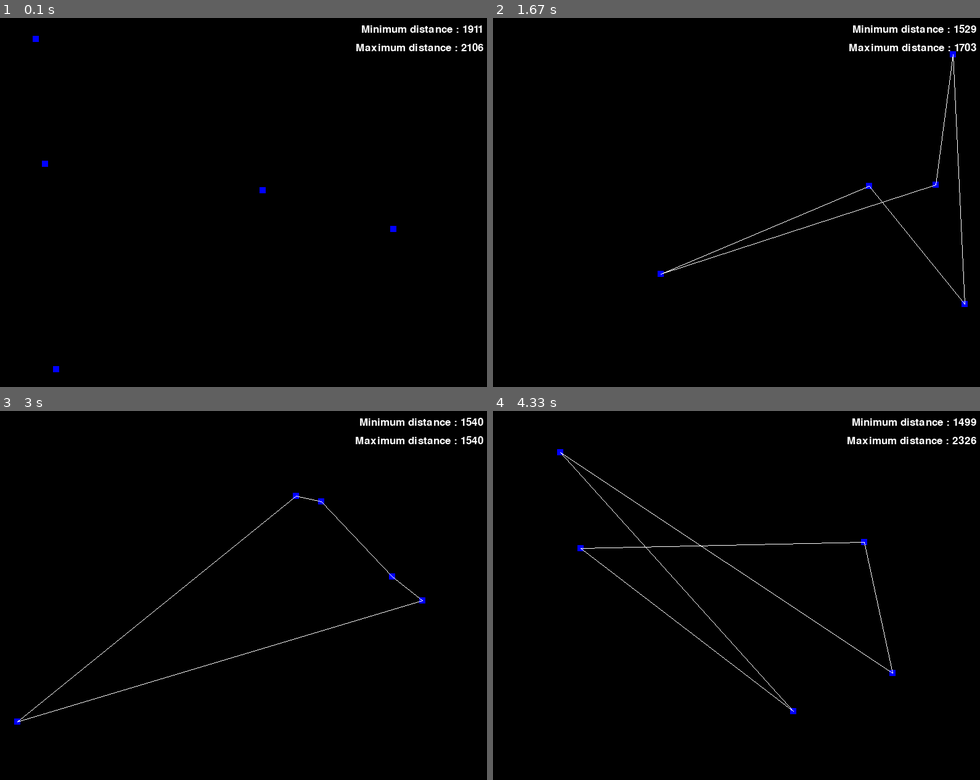
Above: before the commit, frames 1-4 (two rows, left to right).
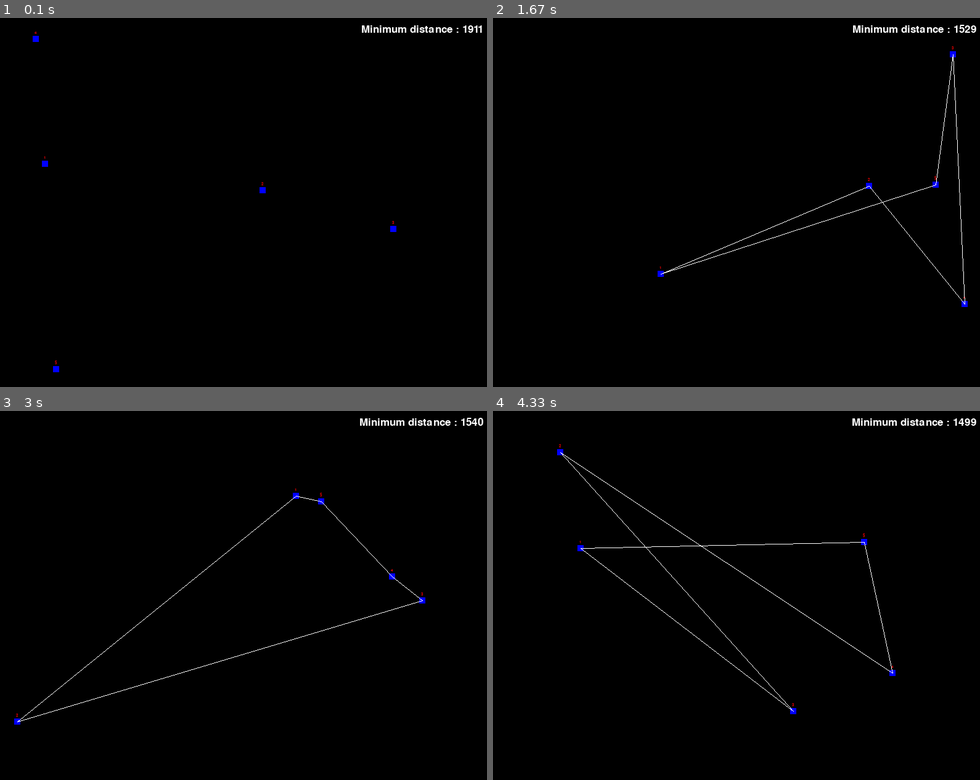
Above: after the commit, the same moments.

Repository: Manan-200/Python
Game: pygame game, started from Random_programs/path_finder.py
Two runs of this game, one before a commit and one after it. Both use one fixed random seed, a clock stepped at 60 frames per second and the inputs below.
Inputs:
- Up to frame 1 (0.1 s): no input
- Up to frame 2 (1.67 s): tap Space at 0.33, 0.73, 1.03, 1.23, 1.57 s
- Up to frame 3 (3 s): tap Space at 1.87, 2.07, 2.37, 2.63, 2.97 s
- Up to frame 4 (4.33 s): tap Space at 3.27, 3.4, 3.8, 4.1 s

The runs differ from the first frame. In frame 1, 0.3% of the frame differs, in the area x 7-100%, y 3-94%; in frame 2, 0.3%; in frame 3, 0.3%; in frame 4, 0.3%, in the area x 13-100%, y 6-80%.

Commit message:
Added code

Diff:
--- a/Random_programs/path_finder.py
+++ b/Random_programs/path_finder.py
@@ -22,6 +22,7 @@
 
 #Font for displaying distance
 dist_font = pygame.font.SysFont("comicsans", 25)
+id_font = pygame.font.SysFont("comicsans", 10)
 
 #Node class
 class Node:
@@ -76,7 +77,10 @@
 
     #Drawing nodes
     for node in nodes:
+        id_text = id_font.render(str(node.id), 1, (255, 0, 0))
         node.draw()
+        win.blit(id_text, (node.x - id_text.get_width()/2, node.y - 10 - id_text.get_height()/2))
+        print(f"Node {node.id} is at ({node.x}, {node.y})")
 
     #Making node_combination
     var1 = combination_list[counter_1 - 1]
@@ -84,40 +88,41 @@
         for node in nodes:
             if node.id == var2 and len(node_combination) != 5:
                 node_combination.append(node)
-    nodes2.append(node_combination)
+    if len(nodes2) <= 120:
+        nodes2.append(node_combination)
 
-    #Clearing node_combination after every 5 steps
+    #Is implemented after every 2 steps
     if counter % 2 == 0:
 
         if counter <= 120:
             counter_1 += 1
 
+        #Calculating distance between nodes
         for i in range(len(node_combination)):
             if i < 4:
                 dist += distance(node_combination[i], node_combination[i+1])
-                pygame.draw.line(win, (255, 255, 255), (node_combination[i].x, node_combination[i].y), (node_combination[i+1].x, node_combination[i+1].y), 1)
             elif i == 4:
                 dist += distance(node_combination[i], node_combination[0])
-                pygame.draw.line(win, (255, 255, 255), (node_combination[i].x, node_combination[i].y), (node_combination[0].x, node_combination[0].y), 1)
         distance_list.append(dist)
         dist = 0
 
+        #Getting minimum and maximum distance
         max_display_dist = max(distance_list)
         min_display_dist = min(distance_list)
 
+        #Connecting nodes with lines
+        var3 = nodes2[distance_list.index(min_display_dist)]
+        for j in range(len(var3)):
+            if j < 4:
+                pygame.draw.line(win, (255, 255, 255), (var3[j].x, var3[j].y), (var3[j+1].x, var3[j+1].y), 1)
+            elif j == 4:
+                pygame.draw.line(win, (255, 255, 255), (var3[j].x, var3[j].y), (var3[0].x, var3[0].y), 1)
+
+        #Clearing node_combination
         node_combination.clear()
-
-        """var3 = nodes2[distance_list.index(min_display_dist)]
-        for i in range(len(var3)):
-            if i < 4:
-                pygame.draw.line(win, (255, 255, 255), (var3[i].x, var3[i].y), (var3[i+1].x, var3[i+1].y), 1)
-            elif i == 4:
-                pygame.draw.line(win, (255, 255, 255), (var3[i].x, var3[i].y), (var3[0].x, var3[0].y), 1)"""
 
     #Displaying distance
     min_dist_text = dist_font.render(f"Minimum distance : {round(min_display_dist)}", 1, (255, 255, 255))
-    max_dist_text = dist_font.render(f"Maximum distance : {round(max_display_dist)}", 1, (255, 255, 255))
     win.blit(min_dist_text, (width - min_dist_text.get_width() - 10, 10))
-    win.blit(max_dist_text, (width - max_dist_text.get_width() - 10, 40))
 
     pygame.display.update()
